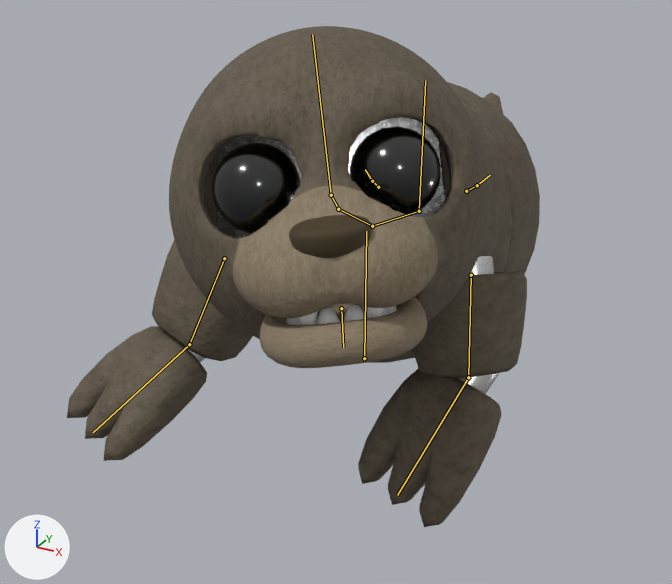
Before and after pictures for a commit that changed the Blender file Models/Characters/Nicotronic.blend.
One viewpoint serves both versions: a camera (50 mm lens) standing at (2.76, -5.46, 3.22) and looking at (-0.1, -0.26, 0.62). Lighting does not change. The marker at lower left points along +X, +Y and +Z. Both versions are drawn at the pose saved in each file; the numbers are the values there. The bones that bend it are drawn over the model as lines.
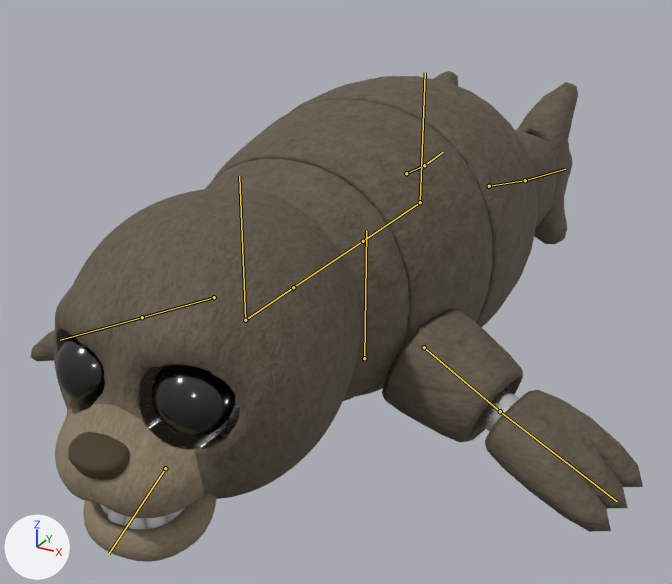
Pixel boxes [x1, y1, x2, y2] of what changed, in the pictures (672 x 584 px):
'Cube', posed: before [169, 26, 492, 339]; after [54, 188, 361, 518]
'Cube.005', posed (33% wider): before [67, 92, 527, 527]; after [30, 71, 643, 532]
'Cube.004', posed: before [367, 82, 540, 363]; after [205, 76, 537, 401]
'Sphere', posed (21% narrower): before [212, 127, 440, 233]; after [55, 335, 236, 437]
'Cube.002', posed: before [260, 297, 427, 368]; after [83, 494, 217, 562]
'Cube.001', posed (25% narrower, 14% taller): before [289, 215, 372, 258]; after [68, 432, 130, 481]
'Plane', posed: before [210, 117, 446, 238]; after [140, 366, 240, 441]
'Cylinder', posed: before [189, 255, 499, 394]; after [146, 388, 520, 449]
'Cube.003', posed: before [286, 305, 397, 325]; after [100, 504, 185, 530]
bone 'Pelvis', root to tip: before (419, 211) to (425, 80); after (420, 202) to (425, 72)
bone 'Spine0', root to tip: before (419, 211) to (372, 226); after (420, 202) to (363, 241)
bone 'Spine1', root to tip: before (372, 226) to (338, 209); after (363, 241) to (293, 287)
bone 'Spine2', root to tip: before (338, 209) to (331, 195); after (293, 287) to (245, 320)
bone 'Head', root to tip: before (331, 195) to (312, 34); after (245, 320) to (239, 176)
bone 'Jaw', root to tip: before (341, 308) to (343, 347); after (165, 468) to (109, 553)
bone 'Upperarm.L', root to tip: before (471, 275) to (468, 377); after (424, 347) to (500, 411)
bone 'Lowerarm.L', root to tip: before (468, 377) to (397, 495); after (500, 411) to (617, 501)
bone 'Upperarm.R', root to tip: before (224, 258) to (189, 344); after (214, 297) to (142, 317)
bone 'Lowerarm.R', root to tip: before (189, 344) to (93, 432); after (142, 317) to (60, 340)

Edits to the bpy script that builds the scene:
```text
Change bone_pelvis:
    where bone_pelvis = bpy.data.objects['Armature'].pose.bones['Pelvis']  # child of 'Root'
    bone_pelvis.location: (0.0, -0.07, 0.01) -> (0.0, 0.0, 0.0)
    bone_pelvis.rotation_quaternion: (0.982, -0.029, 0.187, 0.0) -> (-1.0, 0.0, 0.0, 0.0)  # degrees (-4, 22, -1) -> degrees (0, 0, 0)
Change bone_spine0:
    where bone_spine0 = bpy.data.objects['Armature'].pose.bones['Spine0']  # child of 'Pelvis'
    bone_spine0.rotation_quaternion: (0.986, 0.067, 0.002, -0.15) -> (-1.0, 0.0, 0.0, 0.0)  # degrees (8, 1, -17) -> degrees (0, 0, 0)
Change bone_spine1:
    where bone_spine1 = bpy.data.objects['Armature'].pose.bones['Spine1']  # child of 'Spine0'
    bone_spine1.rotation_quaternion: (0.99, 0.12, 0.027, 0.075) -> (-1.0, 0.0, 0.0, 0.0)  # degrees (14, 2, 9) -> degrees (0, 0, 0)
Change bone_spine2:
    where bone_spine2 = bpy.data.objects['Armature'].pose.bones['Spine2']  # child of 'Spine1'
    bone_spine2.rotation_quaternion: (0.996, 0.014, 0.019, 0.088) -> (-1.0, 0.0, 0.0, 0.0)  # degrees (2, 2, 10) -> degrees (0, 0, 0)
Change bone_head:
    where bone_head = bpy.data.objects['Armature'].pose.bones['Head']  # child of 'Spine2'
    bone_head.rotation_quaternion: (0.994, 0.07, 0.03, 0.078) -> (-1.0, 0.0, 0.0, 0.0)  # degrees (8, 3, 9) -> degrees (0, 0, 0)
Change bone_jaw:
    where bone_jaw = bpy.data.objects['Armature'].pose.bones['Jaw']  # child of 'Head'
    bone_jaw.rotation_quaternion: (1.0, -0.114, 0.0, 0.0) -> (-1.0, 0.0, 0.0, 0.0)  # degrees (-13, 0, 0) -> degrees (0, 0, 0)
Change bone_upperarm_l:
    where bone_upperarm_l = bpy.data.objects['Armature'].pose.bones['Upperarm.L']  # child of 'Spine1'
    bone_upperarm_l.rotation_quaternion: (0.818, -0.521, 0.186, 0.157) -> (-1.0, 0.0, 0.0, 0.0)  # degrees (-64, 28, 4) -> degrees (0, 0, 0)
Change bone_lowerarm_l:
    where bone_lowerarm_l = bpy.data.objects['Armature'].pose.bones['Lowerarm.L']  # child of 'Upperarm.L'
    bone_lowerarm_l.rotation_quaternion: (0.712, -0.053, 0.635, -0.294) -> (-1.0, 0.0, 0.0, 0.0)  # degrees (-67, 61, -88) -> degrees (0, 0, 0)
Change bone_upperarm_r:
    where bone_upperarm_r = bpy.data.objects['Armature'].pose.bones['Upperarm.R']  # child of 'Spine1'
    bone_upperarm_r.rotation_quaternion: (0.747, -0.419, -0.516, -0.029) -> (-1.0, 0.0, 0.0, 0.0)  # degrees (-79, -53, 40) -> degrees (0, 0, 0)
Change bone_lowerarm_r:
    where bone_lowerarm_r = bpy.data.objects['Armature'].pose.bones['Lowerarm.R']  # child of 'Upperarm.R'
    bone_lowerarm_r.rotation_quaternion: (0.953, 0.259, 0.107, 0.113) -> (-1.0, 0.0, 0.0, 0.0)  # degrees (32, 8, 16) -> degrees (0, 0, 0)
```
